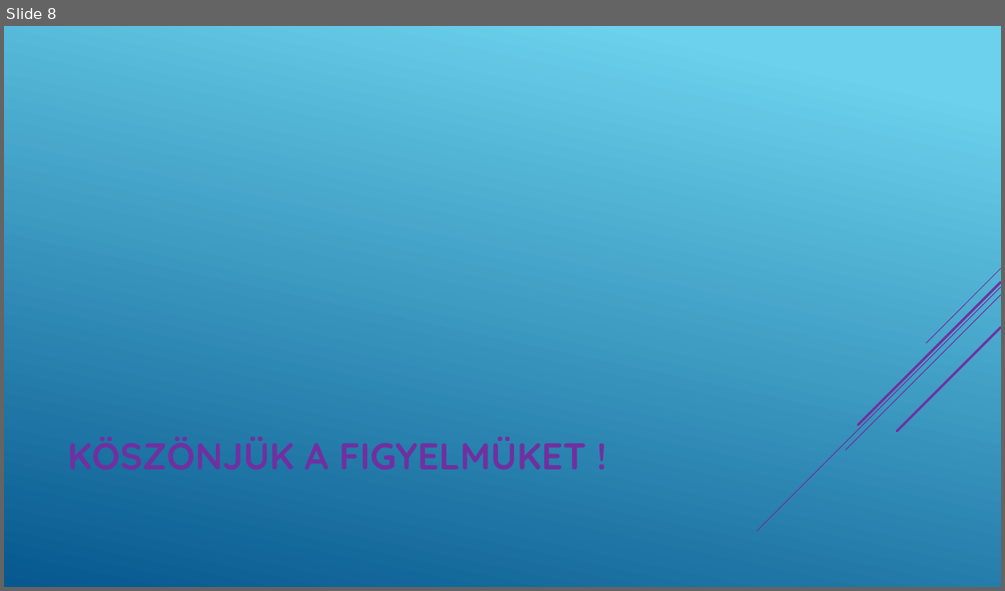
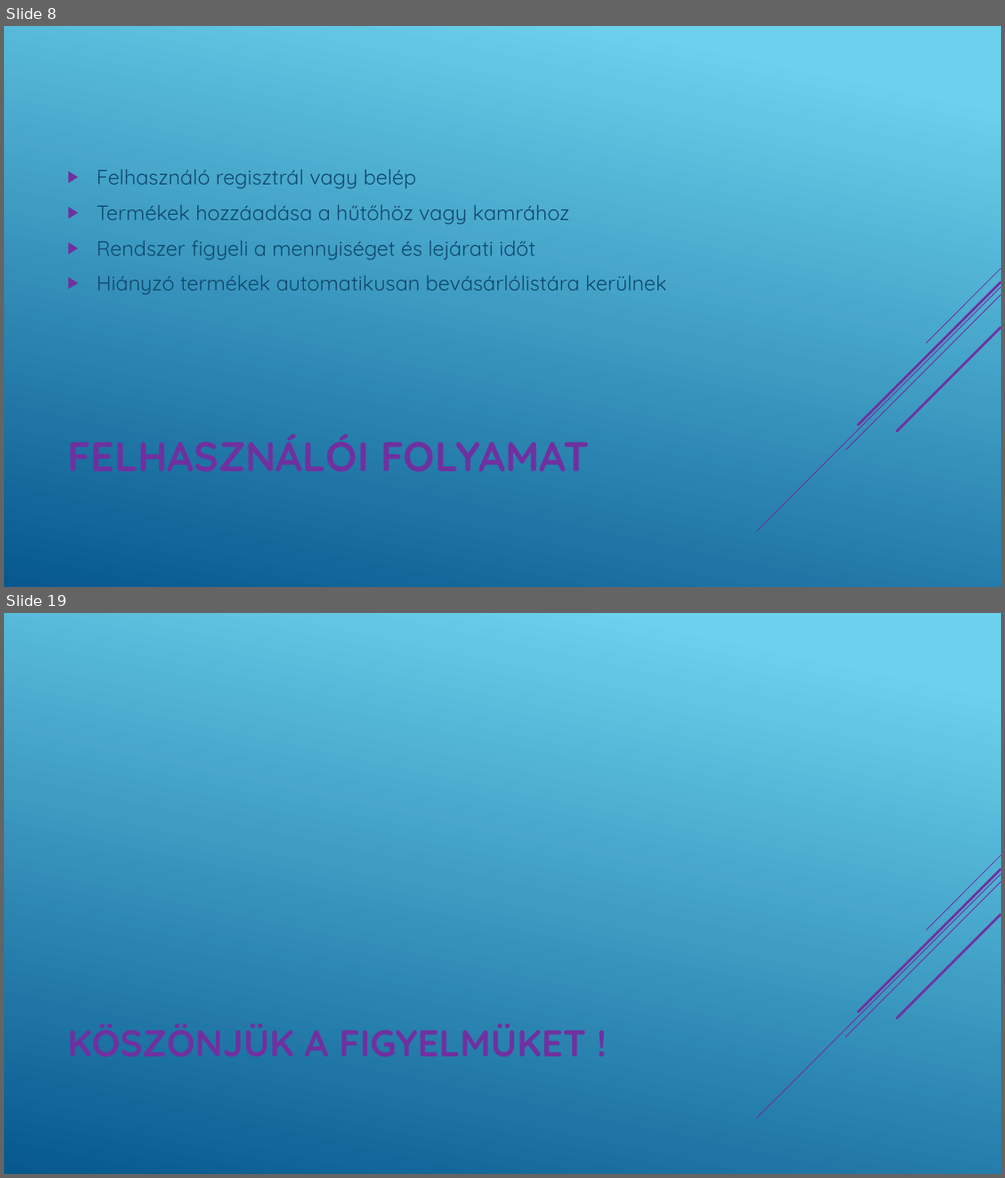
Before and after one commit to SutusRobert/13.S2_6_vizsgaelemek, a slide deck: PPT/Magic Fridge.pptx. Shown one above the other, each under a label of ours: slide 8 before the commit, slides 8 and 19 after it; the slides between them are not shown. The pictures are 1005x591 and 1005x1178 pixels, drawn with LibreOffice and Linux fonts; fonts in the diff are those of the drawing. Boxes give left, top, right and bottom in pixels: in the first picture for what was removed or moved away, otherwise in the second. Text is boxed around its words. In the diff, an @@ line names an element or a change of style, - is before the commit and + after.

```diff
--- a/PPT/Magic Fridge.pptx
+++ b/PPT/Magic Fridge.pptx
@@ slide 8 added at bbox=[4, 26, 1001, 587], background gradient #6ED2EB to #06588E; not listed: 5 template elements that a slide beside it also shows @@
@@ text added at bbox=[97, 169, 667, 295], 20 pt, text #0F496F @@
+▶ Felhasználó regisztrál vagy belép
+▶ Termékek hozzáadása a hűtőhöz vagy kamrához
+▶ Rendszer figyeli a mennyiséget és lejárati időt
+▶ Hiányzó termékek automatikusan bevásárlólistára kerülnek
@@ title added at bbox=[380, 442, 590, 471], 40 pt, text #7030A0, bold @@
+FELHASZNÁLÓI FOLYAMAT
@@ what was slide 8 is now slide 19 @@
```
Also in this commit, not shown: 6 slides changed, 11 other slides added, 1 slide removed.
